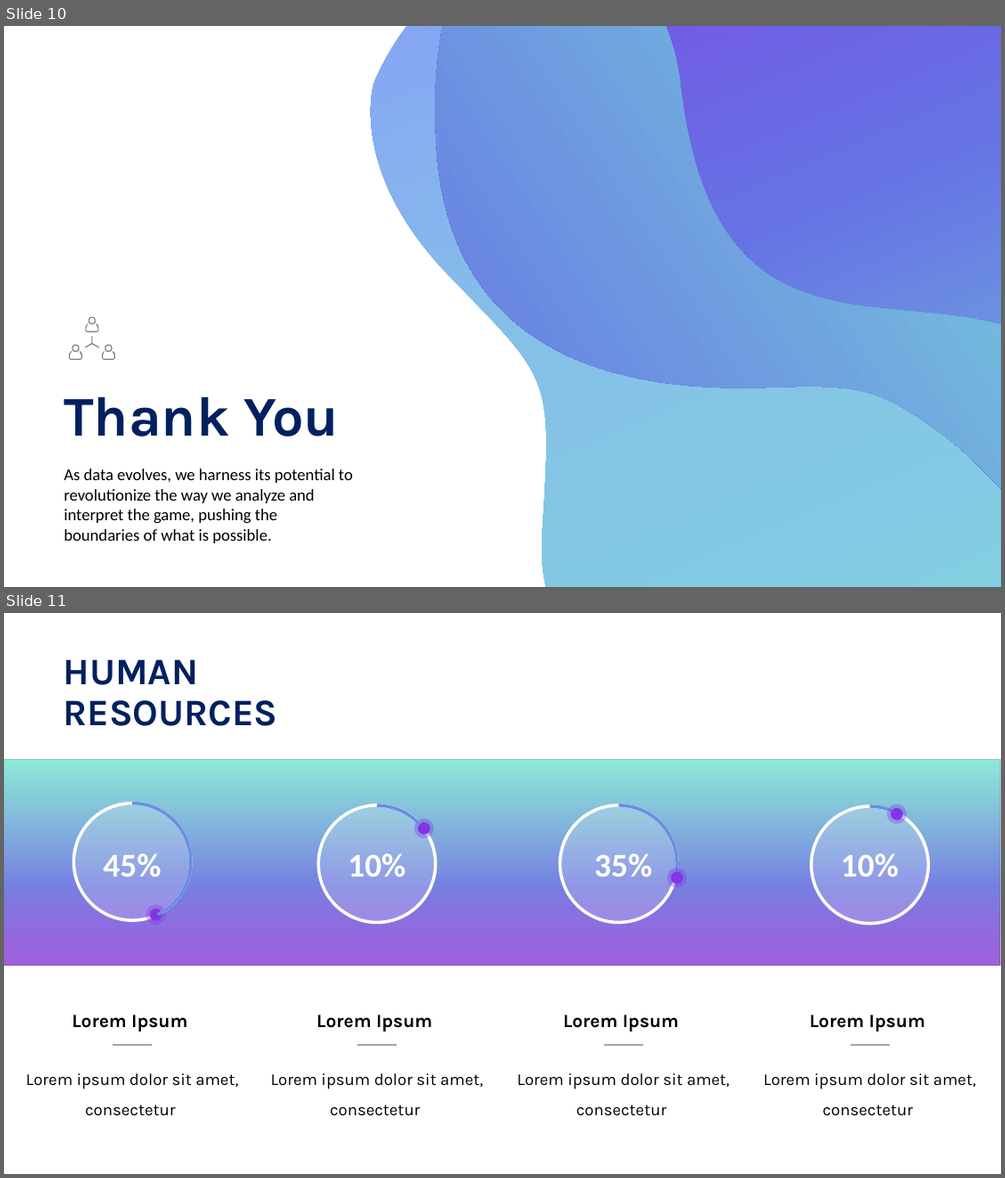
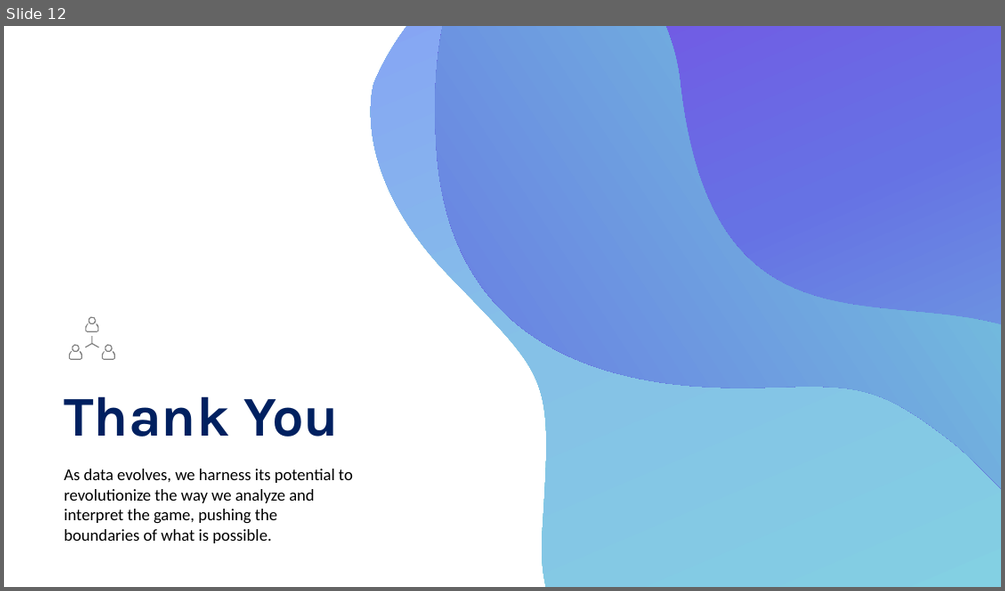
Before and after one commit to CherSmith39/Sports-Gambling, a slide deck: Practice Presentation.pptx. Shown one above the other, each under a label of ours: slides 10 and 11 before the commit, slide 12 after it. The pictures are 1005x1178 and 1005x591 pixels, drawn with LibreOffice and Linux fonts; fonts in the diff are those of the drawing; grey boxes stand for pictures. Boxes give left, top, right and bottom in pixels: in the first picture for what was removed or moved away, otherwise in the second. Text is boxed around its words. In the diff, an @@ line names an element or a change of style, - is before the commit and + after.

```diff
--- a/Practice Presentation.pptx
+++ b/Practice Presentation.pptx
@@ slide 11 removed at <box>4,613,1001,1174</box>, background #FFFFFF @@
@@ text removed at <box>63,659,277,726</box> @@
-HUMAN RESOURCES
@@ group removed at <box>4,760,1001,965</box>: 12 ellipses, 4 texts, 4 arc (boxed as its full ellipse)s, 1 picture, 1 rectangle @@
-45%
-10%
-35%
-10%
@@ text removed at <box>72,1014,187,1031</box> @@
-Lorem Ipsum
@@ text removed at <box>316,1014,432,1031</box> @@
-Lorem Ipsum
@@ text removed at <box>563,1014,679,1031</box> @@
-Lorem Ipsum
@@ text removed at <box>809,1014,925,1031</box> @@
-Lorem Ipsum
@@ line removed from (113, 1045) to (152, 1045) @@
@@ line removed from (357, 1045) to (396, 1045) @@
@@ line removed from (604, 1045) to (643, 1045) @@
@@ line removed from (850, 1045) to (890, 1045) @@
@@ text removed at <box>26,1073,238,1116</box> @@
-Lorem ipsum dolor sit amet, consectetur
@@ text removed at <box>271,1073,483,1116</box> @@
-Lorem ipsum dolor sit amet, consectetur
@@ text removed at <box>517,1073,729,1116</box> @@
-Lorem ipsum dolor sit amet, consectetur
@@ text removed at <box>763,1073,976,1116</box> @@
-Lorem ipsum dolor sit amet, consectetur
@@ what was slide 10 is now slide 12 @@
```
Also in this commit, not shown: 3 slides changed, 3 slides added, 3 other slides removed.
